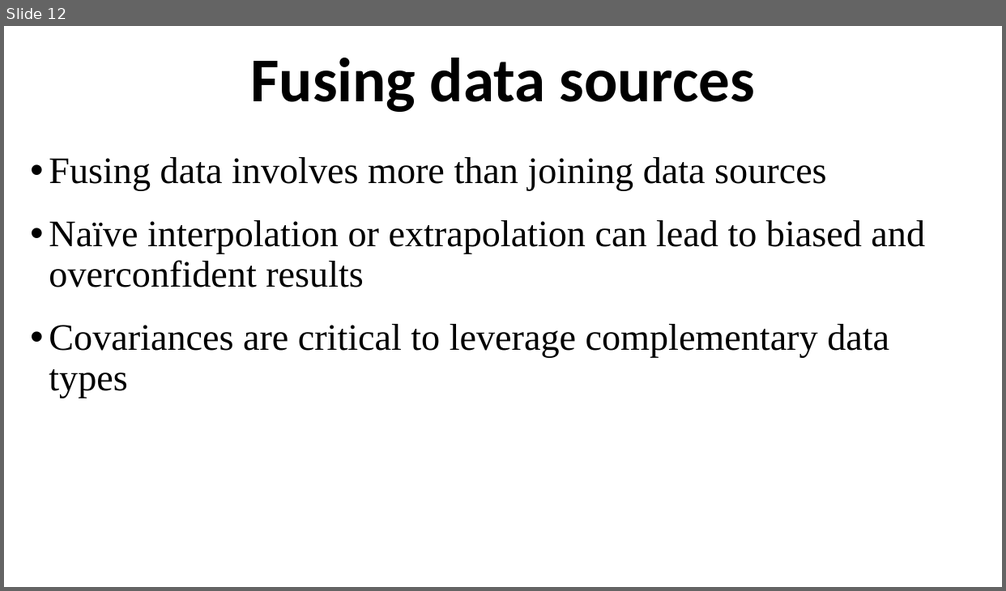
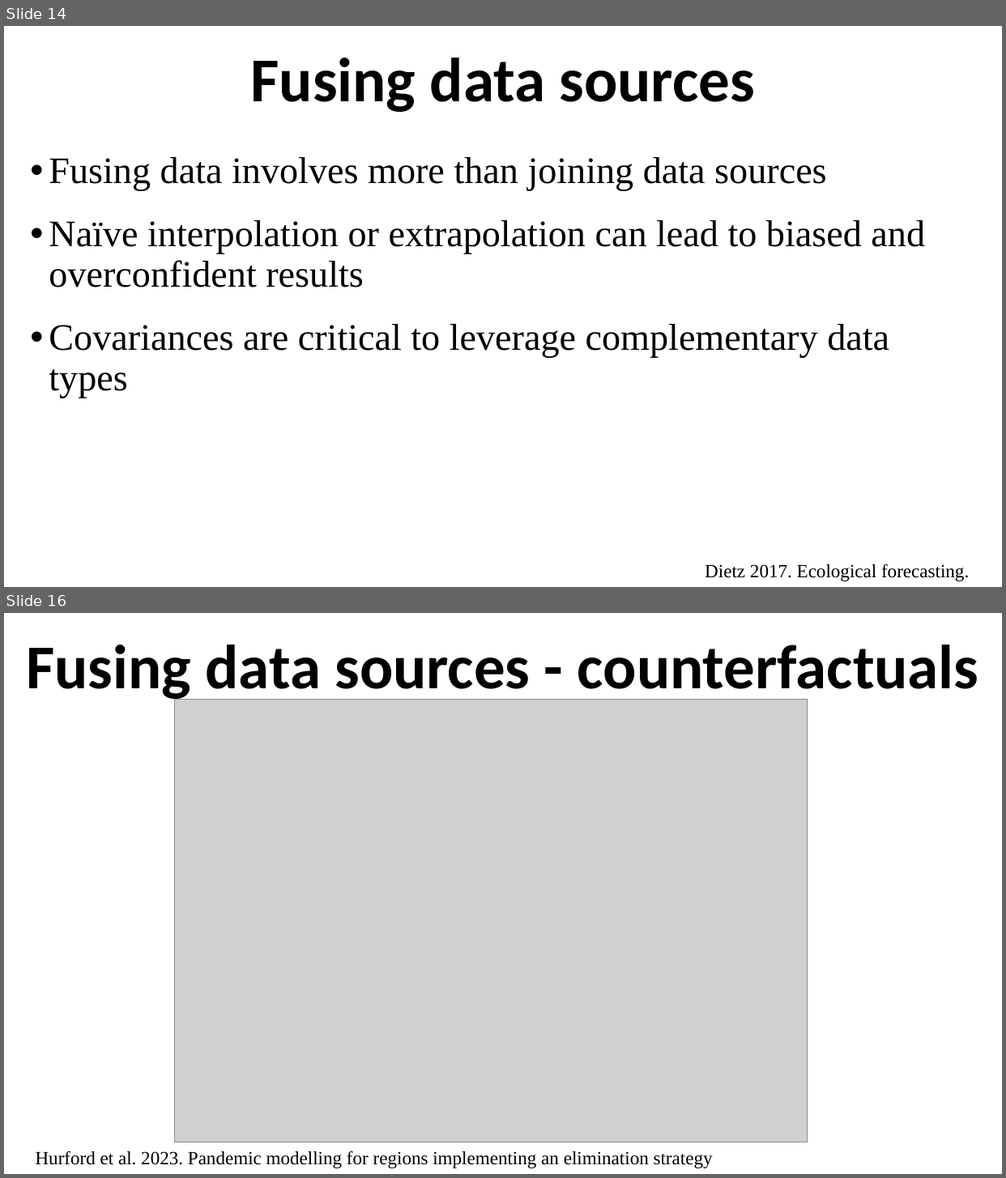
Before and after one commit to ahurford/aarms-summer-school, a slide deck: amy-lectures/State_Space_Models.pptx. Shown one above the other, each under a label of ours: slide 12 before the commit, slides 14 and 16 after it; the slides between them are not shown. The pictures are 1006x591 and 1006x1178 pixels, drawn with LibreOffice and Linux fonts; fonts in the diff are those of the drawing; grey boxes stand for pictures. Boxes give left, top, right and bottom in pixels: in the first picture for what was removed or moved away, otherwise in the second. Text is boxed around its words. In the diff, an @@ line names an element or a change of style, - is before the commit and + after.

```diff
--- a/amy-lectures/State_Space_Models.pptx
+++ b/amy-lectures/State_Space_Models.pptx
@@ slide 16 added at box(4, 613, 1002, 1174), background #FFFFFF @@
@@ title added at box(26, 645, 978, 703), 60 pt, text #000000, bold @@
+Fusing data sources - counterfactuals
@@ picture added at box(174, 699, 808, 1143) @@
@@ text added at box(36, 1151, 713, 1169), 18 pt, text #000000 @@
+Hurford et al. 2023. Pandemic modelling for regions implementing an elimination strategy
@@ what was slide 12 is now slide 14 @@
@@ slide 14 changed as well @@
@@ text added at box(705, 564, 969, 582), 18 pt, text #000000 @@
+Dietz 2017. Ecological forecasting.
```
Also in this commit, not shown: 9 other slides changed, 15 other slides added, 4 slides removed, 2 other files.
